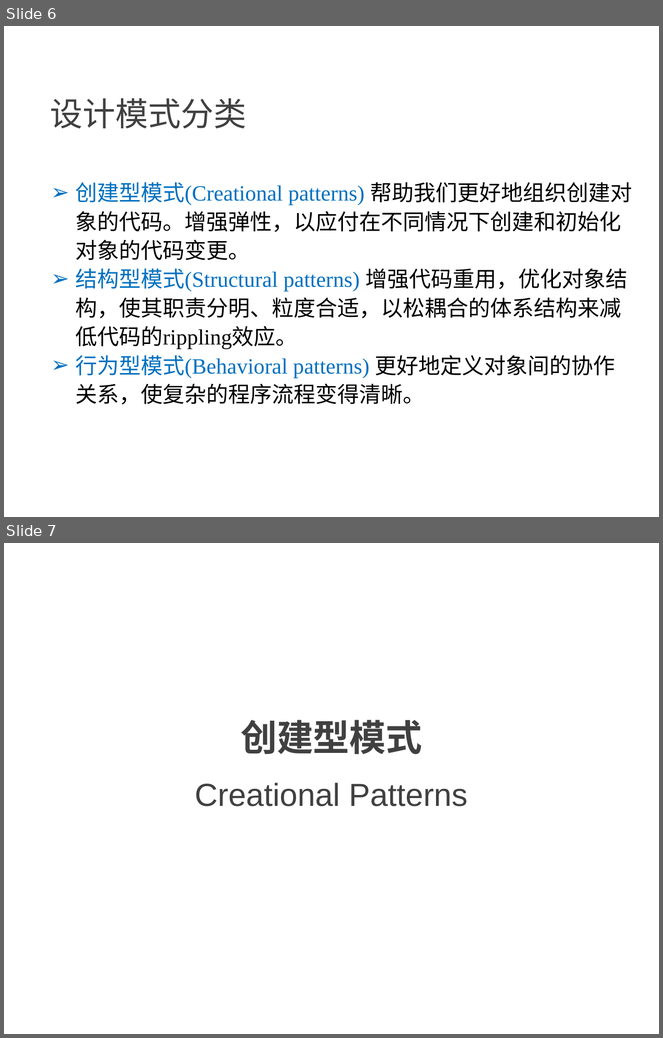
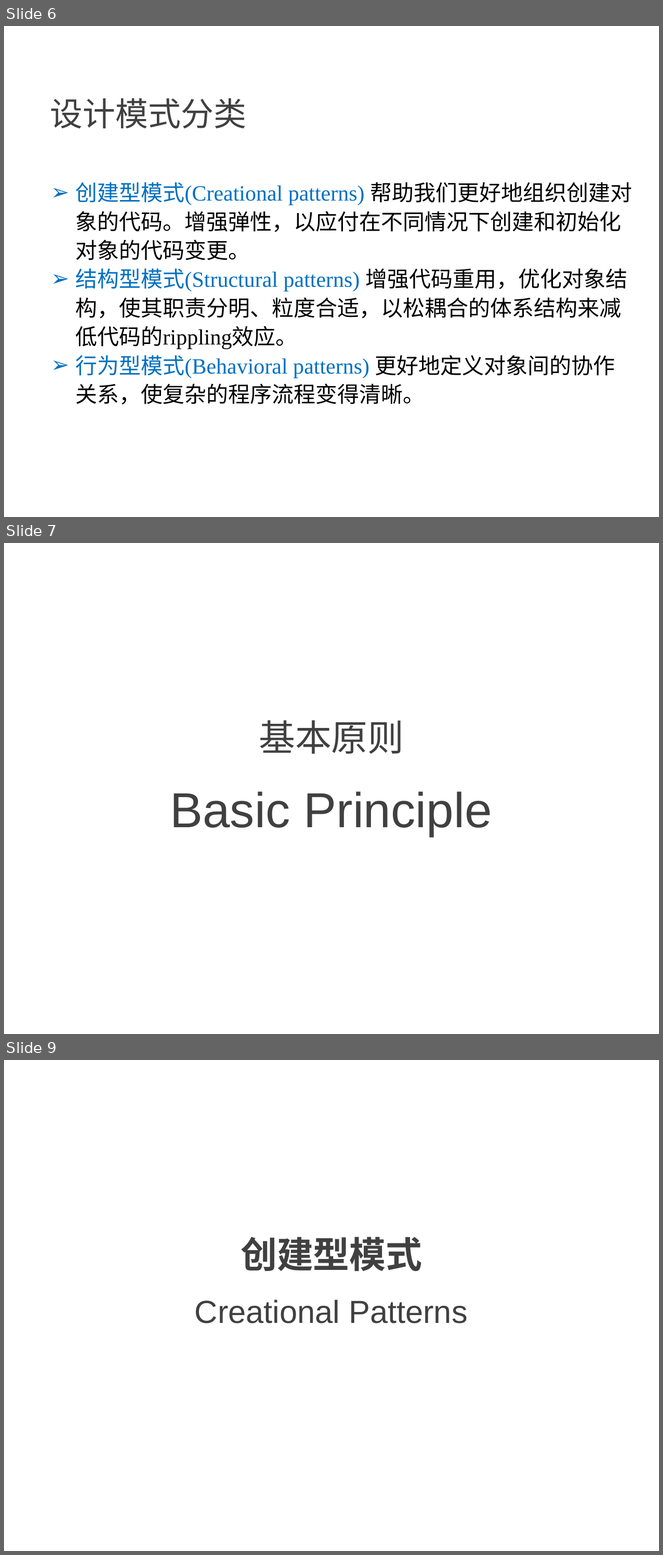
Before and after one commit to NewGr8Player/My-PPT, a slide deck: Design pattern/23种设计模式详解.pptx. Shown one above the other, each under a label of ours: slides 6 and 7 before the commit, slides 6, 7 and 9 after it; the slides between them are not shown. The pictures are 663x1038 and 663x1555 pixels, drawn with LibreOffice and Linux fonts; fonts in the diff are those of the drawing. Boxes give left, top, right and bottom in pixels: in the first picture for what was removed or moved away, otherwise in the second. Text is boxed around its words. In the diff, an @@ line names an element or a change of style, - is before the commit and + after.

Commit message:
增加基本原则

```diff
--- a/Design pattern/23种设计模式详解.pptx
+++ b/Design pattern/23种设计模式详解.pptx
@@ slide 7 added at box(4, 543, 659, 1034), background #FFFFFF @@
@@ text added at box(259, 720, 404, 754), 40 pt, text #404040 @@
+基本原则
@@ title added at box(170, 792, 492, 836), 54 pt, text #404040 @@
+Basic Principle
@@ what was slide 7 is now slide 9 @@
```
Also in this commit, not shown: 1 other slide added.
